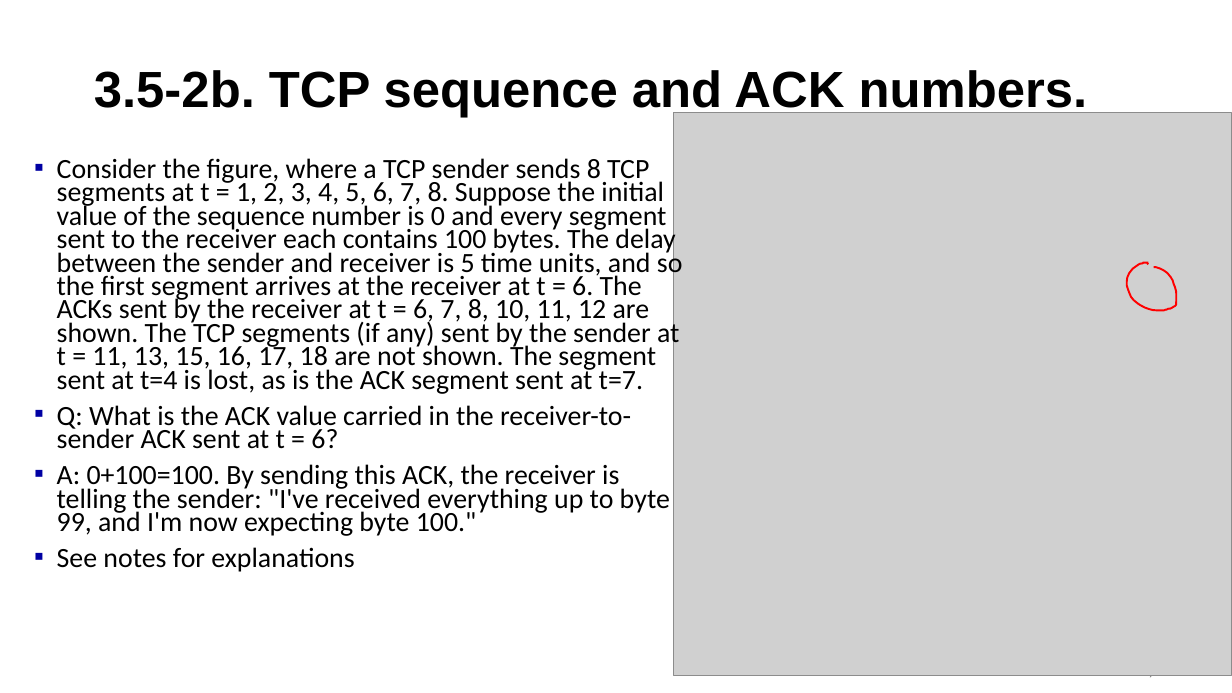
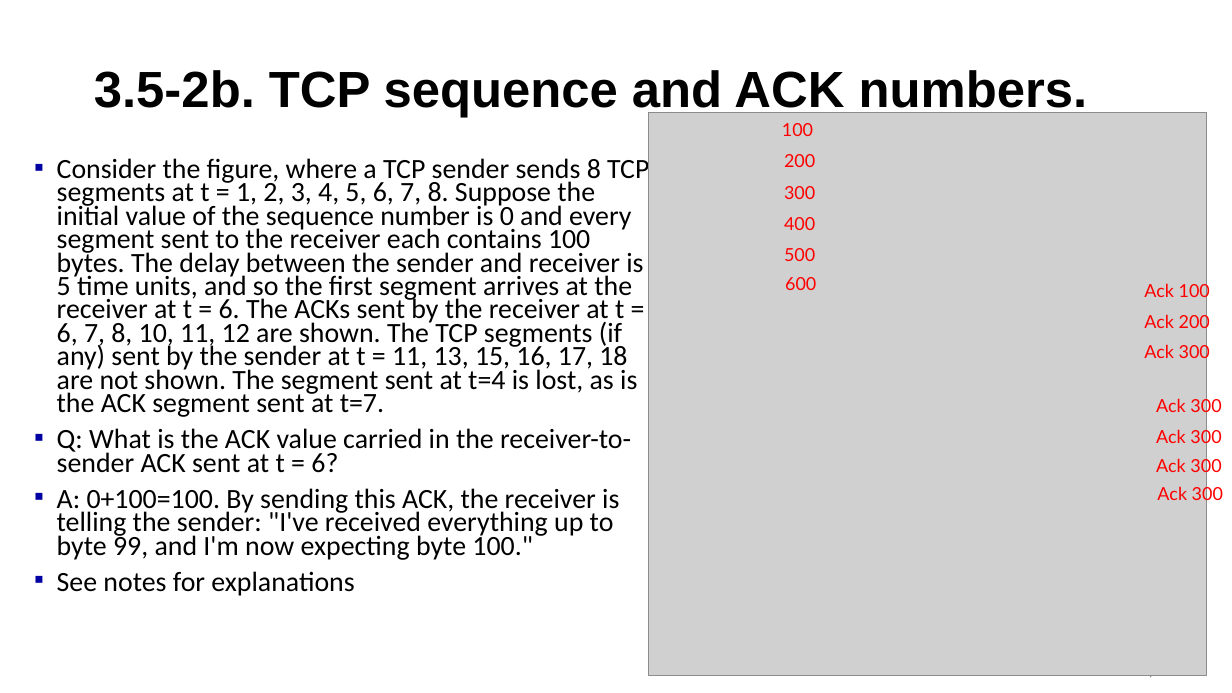
Before and after one commit to guhofstra/CSC175, a slide deck: slide 22 of PPTs/Quiz/Quiz Questions Slides.pptx. Drawn at 1232x693 pixels with LibreOffice and Linux fonts; fonts in the diff are those of the drawing; grey boxes stand for pictures. Boxes give left, top, right and bottom in pixels: in the first picture for what was removed or moved away, otherwise in the second. Text is boxed around its words. In the diff, an @@ line names an element or a change of style, - is before the commit and + after.

```diff
--- a/PPTs/Quiz/Quiz Questions Slides.pptx
+++ b/PPTs/Quiz/Quiz Questions Slides.pptx
@@ picture: place and size @@
-picture at [674,113,1232,676]
+picture at [649,113,1207,676]
@@ text added at [782,123,813,136], 14 pt, text #FF0000 @@
+100
@@ text "Consider the figure, where a ..." rewrapped from [57,158,683,572] to [57,155,649,596] @@
@@ text added at [784,154,815,167], 14 pt, text #FF0000 @@
+200
@@ text added at [784,186,815,199], 14 pt, text #FF0000 @@
+300
@@ text added at [784,217,815,230], 14 pt, text #FF0000 @@
+400
@@ text added at [784,248,815,261], 14 pt, text #FF0000 @@
+500
@@ freeform shape removed at [1127,262,1177,311] @@
@@ text added at [785,277,816,290], 14 pt, text #FF0000 @@
+600
@@ text added at [1144,282,1210,302], 14 pt, text #FF0000 @@
+Ack 100
@@ text added at [1144,313,1210,333], 14 pt, text #FF0000 @@
+Ack 200
@@ text added at [1144,343,1210,363], 14 pt, text #FF0000 @@
+Ack 300
@@ text added at [1156,396,1221,416], 14 pt, text #FF0000 @@
+Ack 300
@@ text added at [1156,428,1221,448], 14 pt, text #FF0000 @@
+Ack 300
@@ text added at [1156,457,1221,477], 14 pt, text #FF0000 @@
+Ack 300
@@ text added at [1157,485,1223,505], 14 pt, text #FF0000 @@
+Ack 300
```
Also in this commit, not shown: 3 other slides changed, 1 other file.
